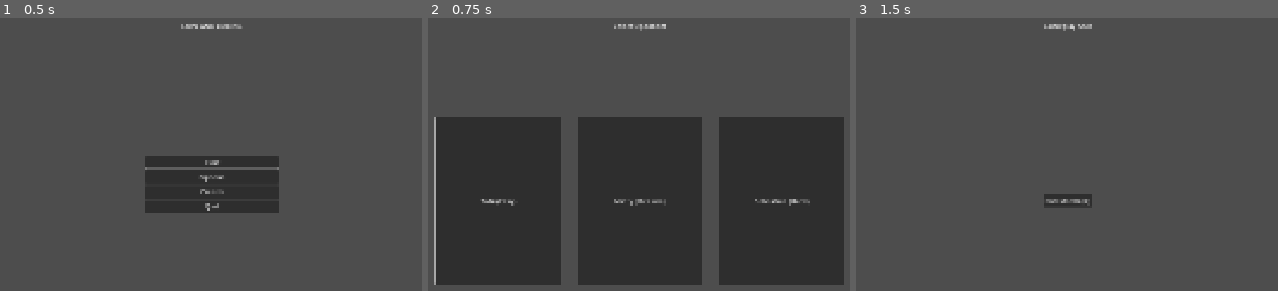
Above: before the commit, frames 1-3 (left to right).
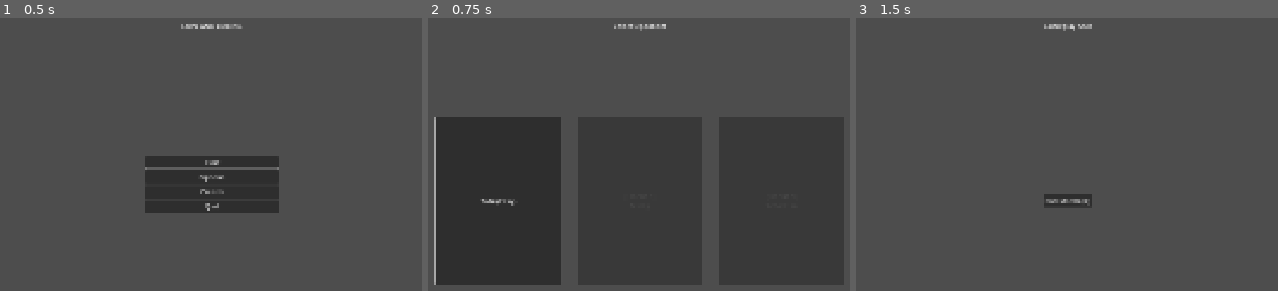
Above: after the commit, the same moments.

Repository: nicholasmejia/love-and-boxing
Game: Godot game, scene res://scenes/title_screen.tscn
Same seed, same stepped clock (60 frames per second), same inputs: the game is played once before the commit and once after it.
Inputs:
- Up to frame 1 (0.5 s): no input
- Up to frame 2 (0.75 s): click "Start" at 0.5 s
- Up to frame 3 (1.5 s): click "Tofu (Easy)" at 1.25 s

Frame 1 is identical in both runs. In frame 2, 0.2% of the frame differs, in the area x 44-91%, y 66-69%; in frame 3, nothing differs.

Commit message:
feat: show locked tier state and add F12 progress wipe

Diff:
--- a/scripts/level_select.gd
+++ b/scripts/level_select.gd
@@ -9,10 +9,23 @@
 var _focus_index: int = 0
 
 func _ready() -> void:
+	_apply_lock_states()
 	_cards[0].pressed.connect(func(): _select_tier(1))
 	_cards[1].pressed.connect(func(): _select_tier(2))
 	_cards[2].pressed.connect(func(): _select_tier(3))
 	_update_focus()
+
+func _apply_lock_states() -> void:
+	var unlocked := SaveData.unlocked_tier()
+	for i in _cards.size():
+		var tier := i + 1
+		var card := _cards[i]
+		var locked := tier > unlocked
+		card.disabled = locked
+		card.modulate = Color(0.4, 0.4, 0.4) if locked else Color.WHITE
+		if locked:
+			card.text = card.text.replace(" (Easy)", "").replace(" (Medium)", "").replace(" (Hard)", "")
+			card.text = "[LOCKED]\n" + card.text
 
 func _unhandled_input(event: InputEvent) -> void:
 	if event.is_action_pressed("menu_left"):
@@ -22,10 +35,20 @@
 		_focus_index = (_focus_index + 1) % _cards.size()
 		_update_focus()
 	elif event.is_action_pressed("menu_confirm"):
-		_cards[_focus_index].pressed.emit()
+		var tier := _focus_index + 1
+		if tier <= SaveData.unlocked_tier():
+			_cards[_focus_index].pressed.emit()
+	elif event is InputEventKey and event.pressed and event.keycode == KEY_F12:
+		_wipe_progress()
 
 func _update_focus() -> void:
 	_cards[_focus_index].grab_focus()
 
 func _select_tier(tier: int) -> void:
-	SceneRouter.goto_gameplay()  # No difficulty wiring yet; just navigates.
+	SceneRouter.goto_gameplay()
+
+func _wipe_progress() -> void:
+	var path := "user://progress.cfg"
+	if FileAccess.file_exists(path):
+		DirAccess.remove_absolute(ProjectSettings.globalize_path(path))
+	print("[LevelSelect] Progress wiped. Restart for changes to apply.")
